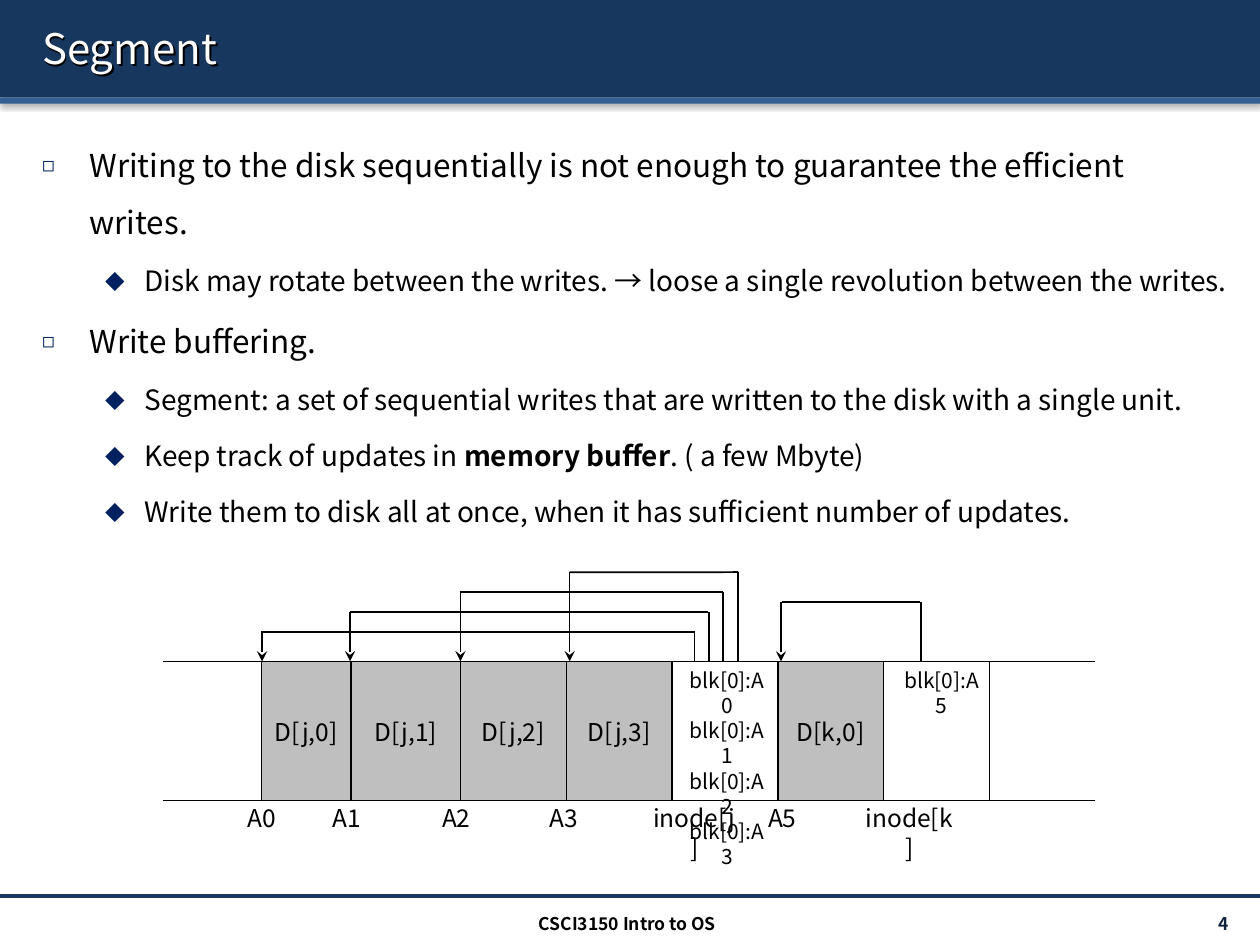
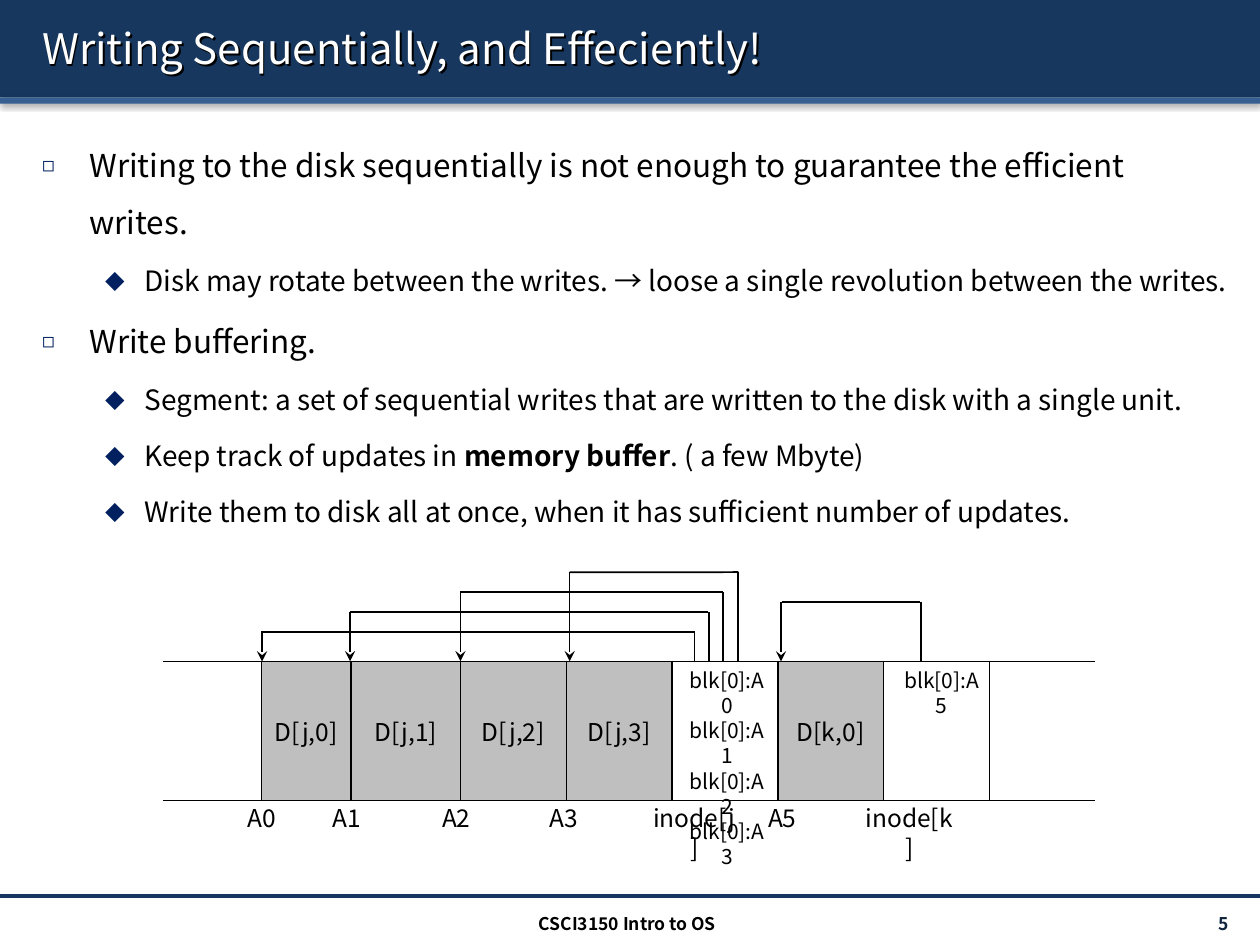
Before and after one commit to henryhxu/CSCI3150, a slide deck: slide 5 of lecture/lec15_lfs.pptx (slide 4 before the commit). Drawn at 1260x945 pixels with LibreOffice and Linux fonts; fonts in the diff are those of the drawing. Boxes give left, top, right and bottom in pixels: in the first picture for what was removed or moved away, otherwise in the second. Text is boxed around its words. In the diff, an @@ line names an element or a change of style, - is before the commit and + after.

```diff
--- a/lecture/lec15_lfs.pptx
+++ b/lecture/lec15_lfs.pptx
@@ title at [42,30,763,75]: text changed @@
-Segment
+Writing Sequentially, and Effeciently!
@@ page number at [1218,917,1228,931]: text changed @@
-4
+5
```
Also in this commit, not shown: 13 other slides changed, 6 slides added.
